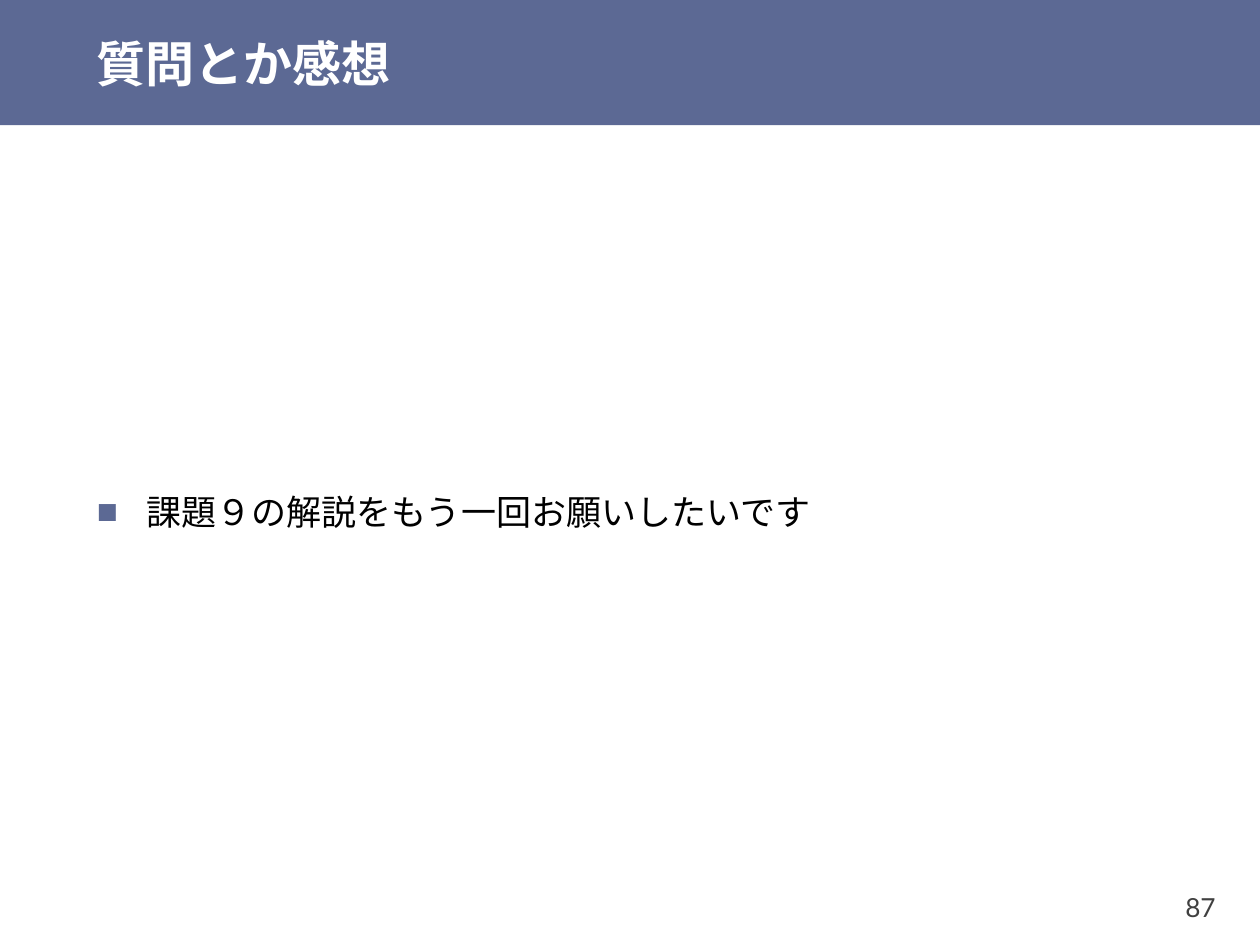
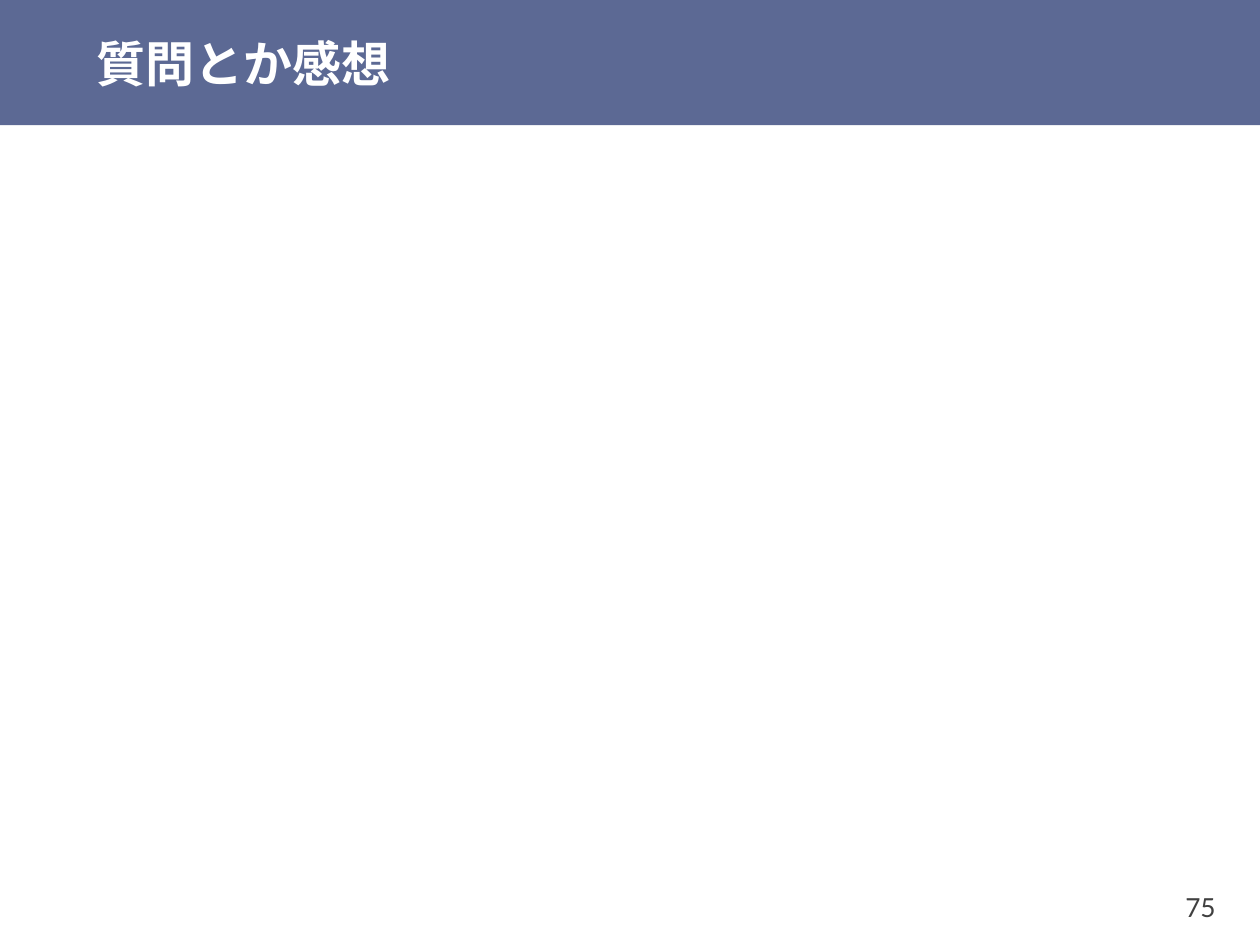
Before and after one commit to shioyadan/otya-computer-architecture-i, a slide deck: slide 75 of cai-shioya-11.pptx (slide 87 before the commit). Drawn at 1260x945 pixels with LibreOffice and Linux fonts; fonts in the diff are those of the drawing. Boxes give left, top, right and bottom in pixels: in the first picture for what was removed or moved away, otherwise in the second. Text is boxed around its words. In the diff, an @@ line names an element or a change of style, - is before the commit and + after.

```diff
--- a/cai-shioya-11.pptx
+++ b/cai-shioya-11.pptx
@@ text removed at <box>147,495,811,528</box> @@
-■ 課題９の解説をもう一回お願いしたいです
@@ page number at <box>1185,898,1215,917</box>: text changed @@
-87
+75
```
Also in this commit, not shown: 4 other slides changed, 13 slides removed.
